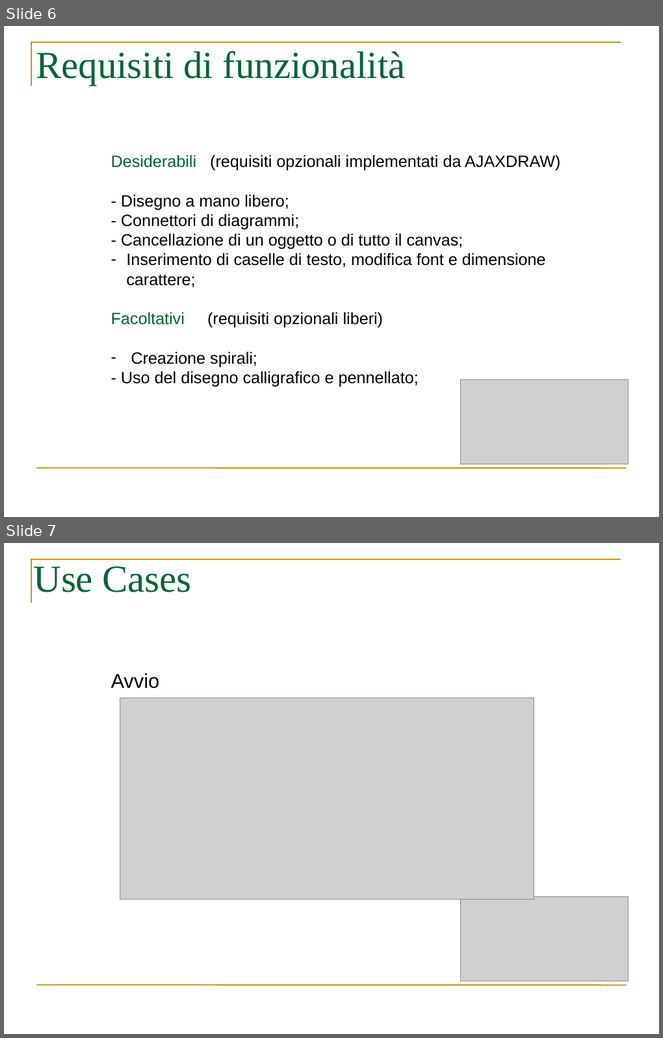
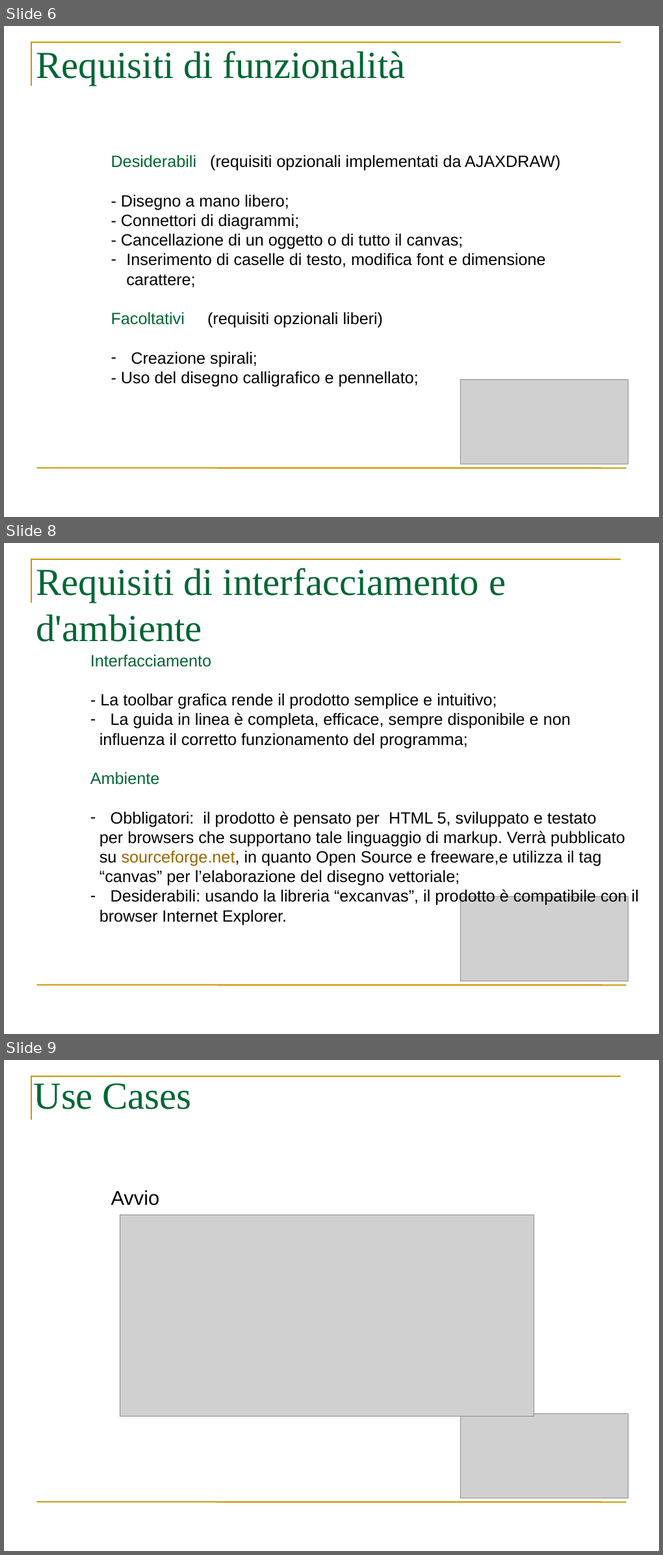
Before and after one commit to webshape/ajaxdraw, a slide deck: doc/PresentazioneRR/PresentazioneAnalisiDeiRequisiti.ppt. Shown one above the other, each under a label of ours: slides 6 and 7 before the commit, slides 6, 8 and 9 after it; the slides between them are not shown. The pictures are 663x1038 and 663x1555 pixels, drawn with LibreOffice and Linux fonts; fonts in the diff are those of the drawing; grey boxes stand for pictures. Boxes give left, top, right and bottom in pixels: in the first picture for what was removed or moved away, otherwise in the second. Text is boxed around its words. In the diff, an @@ line names an element or a change of style, - is before the commit and + after.

```diff
--- a/doc/PresentazioneRR/PresentazioneAnalisiDeiRequisiti.ppt
+++ b/doc/PresentazioneRR/PresentazioneAnalisiDeiRequisiti.ppt
@@ slide 8 added at (4,543,659,1034), background #FFFFFF; not listed: 2 template elements that a slide beside it also shows @@
@@ title added at (36,568,506,642), 42 pt, text #006633 @@
+Requisiti di interfacciamento e d'ambiente
@@ text added at (90,654,639,925), 18 pt, text #000000 @@
+Interfacciamento
+- La toolbar grafica rende il prodotto semplice e intuitivo;
+– La guida in linea è completa, efficace, sempre disponibile e non
+influenza il corretto funzionamento del programma;
+Ambiente
+– Obbligatori: il prodotto è pensato per HTML 5, sviluppato e testato
+per browsers che supportano tale linguaggio di markup. Verrà pubblicato su sourceforge.net, in quanto Open Source e freeware,e utilizza il tag “canvas” per l’elaborazione del disegno vettoriale;
+– Desiderabili: usando la libreria “excanvas”, il prodotto è compatibile con il
+browser Internet Explorer.
@@ picture added at (461,897,629,981) @@
@@ what was slide 7 is now slide 9 @@
```
Also in this commit, not shown: 1 other slide added.
